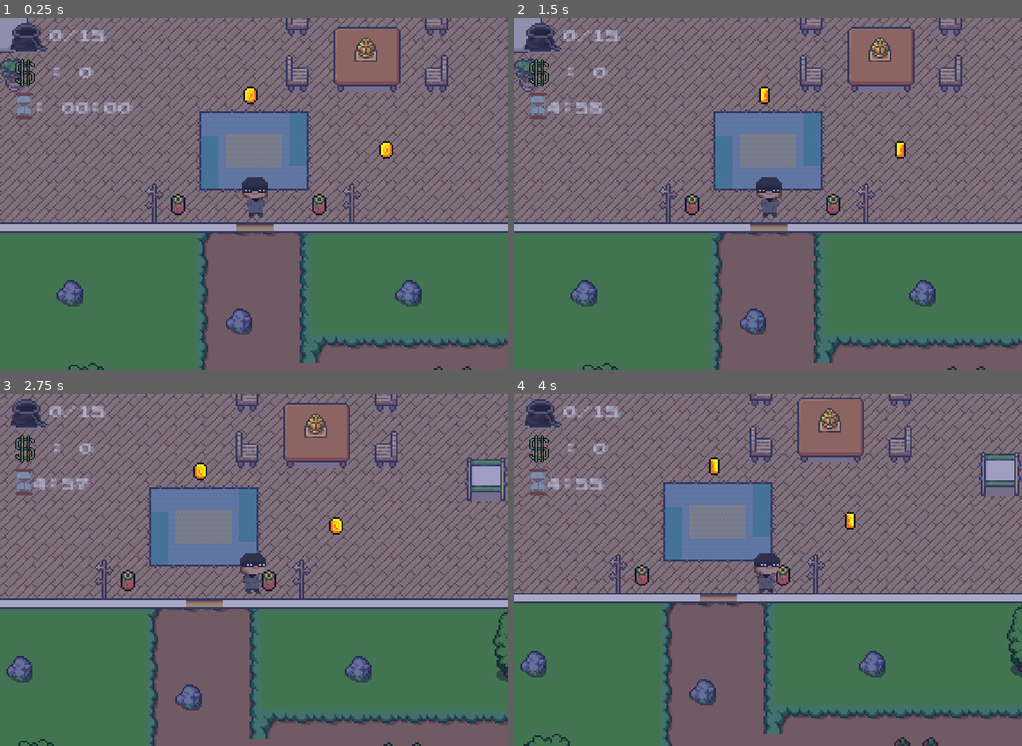
Above: before the commit, frames 1-4 (two rows, left to right).
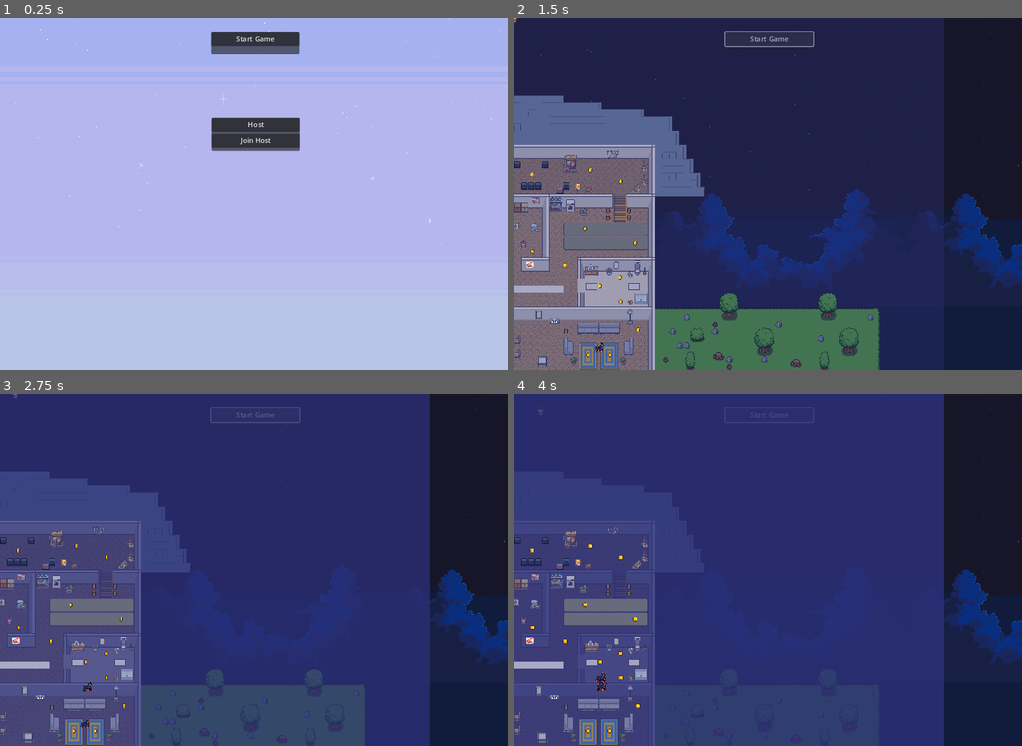
Above: after the commit, the same moments.

Repository: JaviMtz02/SeniorProject2025
Game: Godot game, scene res://Scenes/main.tscn
Same seed, same stepped clock (60 frames per second), same inputs: the game is played once before the commit and once after it. Before the commit the project starts from res://Scenes/House Level/house.tscn.
Inputs (mouse positions are in pixels of both pictures, inside the frame that each line leads up to):
- Up to frame 1 (0.25 s): no input
- Up to frame 2 (1.5 s): click (768, 123) at 0.5 s, where only the run after the commit has a clickable "Host"; click (768, 39) at 1.25 s, where only the run after the commit has a clickable "Start Game"
- Up to frame 3 (2.75 s): tap Enter (ui_accept) at 2, 2.27 s; hold Right (right) from 2.03 s (still down); tap Y (deposit) at 2.1 s
- Up to frame 4 (4 s): release Right (right) at 2.78 s; hold Down (down) 2.78-3.53 s; tap T (take_loot) at 2.85 s; tap Enter (ui_accept) at 3.02 s; hold Right (right) from 3.53 s (still down); tap Y (deposit) at 3.6 s

The runs differ from the first frame. In frame 1, 100% of the frame differs, in the area x 0-100%, y 0-100%; in frame 2, 93%; in frame 3, 97%; in frame 4, 98%.

Commit message:
Input Sync

Diff:
--- a/Scenes/Burglar/burglar.tscn
+++ b/Scenes/Burglar/burglar.tscn
@@ -169,6 +169,8 @@
 offset_top = -101.0
 offset_right = 143.0
 offset_bottom = 100.0
+grow_horizontal = 2
+grow_vertical = 0
 
 [node name="Value" type="Sprite2D" parent="Camera2D/Control"]
 position = Vector2(16, 33)
--- /dev/null
+++ b/Scenes/Multiplayer Burglar/multiplayer_player.tscn
@@ -0,0 +1,115 @@
+[gd_scene load_steps=16 format=3 uid="uid://d2wbd85sp3gl3"]
+
+[ext_resource type="Script" path="res://Scripts/Multiplayer/multiplayer_controller.gd" id="1_hkqfr"]
+[ext_resource type="Script" path="res://Scripts/Multiplayer/multiplayer_input.gd" id="2_c4642"]
+[ext_resource type="Texture2D" uid="uid://d22bkbwceaui7" path="res://Assets/Sprites/Characters/burglar_walking.png" id="2_lshxp"]
+
+[sub_resource type="SceneReplicationConfig" id="SceneReplicationConfig_1pk33"]
+properties/0/path = NodePath(".:player_id")
+properties/0/spawn = true
+properties/0/replication_mode = 1
+properties/1/path = NodePath(".:position")
+properties/1/spawn = true
+properties/1/replication_mode = 1
+
+[sub_resource type="SceneReplicationConfig" id="SceneReplicationConfig_7kyvl"]
+properties/0/path = NodePath("InputSynchronizer:input_direction")
+properties/0/spawn = true
+properties/0/replication_mode = 1
+
+[sub_resource type="AtlasTexture" id="AtlasTexture_458jq"]
+atlas = ExtResource("2_lshxp")
+region = Rect2(40, 0, 20, 27)
+
+[sub_resource type="AtlasTexture" id="AtlasTexture_gawvw"]
+atlas = ExtResource("2_lshxp")
+region = Rect2(60, 0, 20, 27)
+
+[sub_resource type="AtlasTexture" id="AtlasTexture_pijti"]
+atlas = ExtResource("2_lshxp")
+region = Rect2(80, 0, 20, 27)
+
+[sub_resource type="AtlasTexture" id="AtlasTexture_8w116"]
+atlas = ExtResource("2_lshxp")
+region = Rect2(100, 0, 20, 27)
+
+[sub_resource type="AtlasTexture" id="AtlasTexture_3fhg6"]
+atlas = ExtResource("2_lshxp")
+region = Rect2(120, 0, 20, 27)
+
+[sub_resource type="AtlasTexture" id="AtlasTexture_67f3y"]
+atlas = ExtResource("2_lshxp")
+region = Rect2(140, 0, 20, 27)
+
+[sub_resource type="AtlasTexture" id="AtlasTexture_6nvha"]
+atlas = ExtResource("2_lshxp")
+region = Rect2(0, 0, 20, 27)
+
+[sub_resource type="AtlasTexture" id="AtlasTexture_vghyd"]
+atlas = ExtResource("2_lshxp")
+region = Rect2(20, 0, 20, 27)
+
+[sub_resource type="SpriteFrames" id="SpriteFrames_hh5u5"]
+animations = [{
+"frames": [{
+"duration": 1.0,
+"texture": SubResource("AtlasTexture_458jq")
+}, {
+"duration": 1.0,
+"texture": SubResource("AtlasTexture_gawvw")
+}, {
+"duration": 1.0,
+"texture": SubResource("AtlasTexture_pijti")
+}],
+"loop": true,
+"name": &"back",
+"speed": 7.0
+}, {
+"frames": [{
+"duration": 1.0,
+"texture": SubResource("AtlasTexture_8w116")
+}, {
+"duration": 1.0,
+"texture": SubResource("AtlasTexture_3fhg6")
+}, {
+"duration": 1.0,
+"texture": SubResource("AtlasTexture_67f3y")
+}],
+"loop": true,
+"name": &"forward",
+"speed": 5.0
+}, {
+"frames": [{
+"duration": 1.0,
+"texture": SubResource("AtlasTexture_6nvha")
+}, {
+"duration": 1.0,
+"texture": SubResource("AtlasTexture_vghyd")
+}],
+"loop": true,
+"name": &"left_right",
+"speed": 5.0
+}]
+
+[sub_resource type="RectangleShape2D" id="RectangleShape2D_gr0fh"]
+size = Vector2(10, 22)
+
+[node name="MultiplayerPlayer" type="CharacterBody2D"]
+script = ExtResource("1_hkqfr")
+
+[node name="PlayerSynchronizer" type="MultiplayerSynchronizer" parent="."]
+replication_config = SubResource("SceneReplicationConfig_1pk33")
+
+[node name="InputSynchronizer" type="MultiplayerSynchronizer" parent="."]
+unique_name_in_owner = true
+replication_config = SubResource("SceneReplicationConfig_7kyvl")
+script = ExtResource("2_c4642")
+
+[node name="AnimatedSprite2D" type="AnimatedSprite2D" parent="."]
+sprite_frames = SubResource("SpriteFrames_hh5u5")
+animation = &"left_right"
+frame_progress = 0.229565
+
+[node name="CollisionShape2D" type="CollisionShape2D" parent="."]
+position = Vector2(1, 2)
+shape = SubResource("RectangleShape2D_gr0fh")
--- /dev/null
+++ b/Scenes/main.tscn
@@ -0,0 +1,98 @@
+[gd_scene load_steps=4 format=3 uid="uid://1ohhqhcpoc5"]
+
+[ext_resource type="Script" path="res://Scripts/game_manager.gd" id="1_aiob2"]
+[ext_resource type="PackedScene" uid="uid://dthi565027qtm" path="res://Scenes/House Level/house.tscn" id="2_g57pp"]
+[ext_resource type="Texture2D" uid="uid://bsxxuyvd1yrbx" path="res://Assets/Sprites/Background/Clouds/Clouds 2/1.png" id="3_ye7k5"]
+
+[node name="Main" type="Control"]
+layout_mode = 3
+anchors_preset = 15
+anchor_right = 1.0
+anchor_bottom = 1.0
+grow_horizontal = 2
+grow_vertical = 2
+
+[node name="GameManager" type="Node" parent="."]
+unique_name_in_owner = true
+script = ExtResource("1_aiob2")
+level = ExtResource("2_g57pp")
+
+[node name="Menu" type="Node" parent="."]
+
+[node name="Start" type="Control" parent="Menu"]
+layout_mode = 3
+anchors_preset = 0
+offset_left = 479.0
+offset_top = 32.0
+offset_right = 679.0
+offset_bottom = 82.0
+
+[node name="Panel" type="Panel" parent="Menu/Start"]
+layout_mode = 1
+anchors_preset = 15
+anchor_right = 1.0
+anchor_bottom = 1.0
+grow_horizontal = 2
+grow_vertical = 2
+
+[node name="VBoxContainer" type="VBoxContainer" parent="Menu/Start/Panel"]
+layout_mode = 1
+anchors_preset = 15
+anchor_right = 1.0
+anchor_bottom = 1.0
+grow_horizontal = 2
+grow_vertical = 2
+
+[node name="StartGame" type="Button" parent="Menu/Start/Panel/VBoxContainer"]
+layout_mode = 2
+text = "Start Game"
+
+[node name="Multiplayer" type="Control" parent="Menu"]
+layout_mode = 3
+anchors_preset = 0
+offset_left = 480.0
+offset_top = 227.0
+offset_right = 680.0
+offset_bottom = 302.0
+
+[node name="Panel" type="Panel" parent="Menu/Multiplayer"]
+layout_mode = 1
+anchors_preset = 15
+anchor_right = 1.0
+anchor_bottom = 1.0
+grow_horizontal = 2
+grow_vertical = 2
+
+[node name="VBoxContainer" type="VBoxContainer" parent="Menu/Multiplayer/Panel"]
+layout_mode = 1
+anchors_preset = 15
+anchor_right = 1.0
+anchor_bottom = 1.0
+grow_horizontal = 2
+grow_vertical = 2
+
+[node name="HostGame" type="Button" parent="Menu/Multiplayer/Panel/VBoxContainer"]
+layout_mode = 2
+text = "Host
+"
+
+[node name="JoinHost" type="Button" parent="Menu/Multiplayer/Panel/VBoxContainer"]
+layout_mode = 2
+text = "Join Host"
+
+[node name="Players" type="Node2D" parent="."]
+
+[node name="MultiplayerSpawner" type="MultiplayerSpawner" parent="."]
+_spawnable_scenes = PackedStringArray("res://Scenes/Multiplayer Burglar/multiplayer_player.tscn")
+spawn_path = NodePath("../Players")
+spawn_limit = 4
+
+[node name="Background" type="Sprite2D" parent="."]
+z_index = -1
+position = Vector2(607, 430)
+scale = Vector2(2.69136, 2.69136)
+texture = ExtResource("3_ye7k5")
+
+[connection signal="pressed" from="Menu/Start/Panel/VBoxContainer/StartGame" to="GameManager" method="start_game"]
+[connection signal="pressed" from="Menu/Multiplayer/Panel/VBoxContainer/HostGame" to="GameManager" method="become_host"]
+[connection signal="pressed" from="Menu/Multiplayer/Panel/VBoxContainer/JoinHost" to="GameManager" method="join_host"]
--- /dev/null
+++ b/Scripts/Multiplayer/multiplayer_controller.gd
@@ -0,0 +1,39 @@
+extends CharacterBody2D
+
+@export var SPEED: float = 50.0
+@export var player_id := 1:
+	set(id):
+		player_id = id
+		%InputSynchronizer.set_multiplayer_authority(id)
+
+@onready var anim_sprite: AnimatedSprite2D = $AnimatedSprite2D
+
+var direction = Vector2.ZERO
+
+func _apply_animations(delta):
+	if direction != Vector2.ZERO:
+		if abs(direction.x) > abs(direction.y): # Horizontal movement
+			if direction.x > 0:
+				anim_sprite.flip_h = true
+				anim_sprite.play("left_right")
+			else:
+				anim_sprite.flip_h = false
+				anim_sprite.play("left_right")
+		else: # Vertical Movement
+			if direction.y > 0:
+				anim_sprite.play("forward")
+			else:
+				anim_sprite.play("back")
+	else:
+		anim_sprite.frame = 0
+		anim_sprite.stop()
+
+func _apply_movement_from_input(delta):
+	direction = %InputSynchronizer.input_direction
+	velocity = direction * SPEED
+
+	move_and_slide()
+
+func _physics_process(delta: float) -> void:
+	if multiplayer.is_server():
+		_apply_movement_from_input(delta)
--- /dev/null
+++ b/Scripts/Multiplayer/multiplayer_input.gd
@@ -0,0 +1,19 @@
+extends MultiplayerSynchronizer
+
+var input_direction
+
+# Called when the node enters the scene tree for the first time.
+func _ready() -> void:
+
+	if get_multiplayer_authority() != multiplayer.get_unique_id():
+		set_process(false)
+		set_physics_process(false)
+
+	input_direction = Input.get_vector("left", "right", "up", "down")
+
+func _physics_process(delta: float) -> void:
+	input_direction = Input.get_vector("left", "right", "up", "down")
+
+# Called every frame. 'delta' is the elapsed time since the previous frame.
+func _process(delta: float) -> void:
+	pass
--- /dev/null
+++ b/Scripts/Multiplayer/multiplayer_manager.gd
@@ -0,0 +1,45 @@
+extends Node
+
+const SERVER_PORT = 8080
+const SERVER_IP = "127.0.0.1"
+
+const MULTIPLAYER_PLAYER = preload("res://Scenes/Multiplayer Burglar/multiplayer_player.tscn")
+
+var _players_spawn_node
+
+func become_host():
+	print("You are now the host!")
+
+	_players_spawn_node = get_tree().get_current_scene().get_node("Players")
+
+	var server_peer = ENetMultiplayerPeer.new()
+	server_peer.create_server(SERVER_PORT)
+
+	multiplayer.multiplayer_peer = server_peer
+
+	multiplayer.peer_connected.connect(_add_player_to_game)
+	multiplayer.peer_disconnected.connect(_del_player)
+
+	_add_player_to_game(1)
+
+
+func join_host():
+	print("You have joined a host!")
+	var client_peer = ENetMultiplayerPeer.new()
+	client_peer.create_client(SERVER_IP, SERVER_PORT)
+
+	multiplayer.multiplayer_peer = client_peer
+
+func _add_player_to_game(id: int):
+	print("Player %s joined the game!" % id)
+	var player_to_add = MULTIPLAYER_PLAYER.instantiate()
+	player_to_add.player_id = id
+	player_to_add.name = str(id)
+
+	_players_spawn_node.add_child(player_to_add, true)
+
+func _del_player(id: int):
+	print("Player %s left the game..." % id)
+	if not _players_spawn_node.has_node(str(id)):
+		return
+	_players_spawn_node.get_node(str(id)).queue_free()
--- /dev/null
+++ b/Scripts/game_manager.gd
@@ -0,0 +1,35 @@
+extends Node
+
+@export var level: PackedScene
+
+@onready var menu: Node = $"../Menu"
+@onready var multiplayerGUI: Control = $"../Menu/Multiplayer"
+@onready var players: Node2D = $"../Players"
+
+var multiplayer_enabled: bool = false
+
+func _process(_delta):
+	pass
+
+func start_game():
+	# Add the level to the scene
+	var level_instance = level.instantiate()
+	get_tree().get_root().get_node("Main").hide()
+	if multiplayer_enabled:
+		get_tree().get_root().get_node("Main").remove_child(players)
+		level_instance.get_node("Burglar").queue_free()
+		level_instance.add_child(players, 2)
+	get_tree().get_root().add_child(level_instance)
+
+
+func become_host():
+	print("Host selected!")
+	multiplayerGUI.hide()
+	MultiplayerManager.become_host()
+	multiplayer_enabled = true
+
+func join_host():
+	print("Join host selected!")
+	multiplayerGUI.hide()
+	MultiplayerManager.join_host()
+	multiplayer_enabled = true
--- a/project.godot
+++ b/project.godot
@@ -11,13 +11,18 @@
 [application]
 
 config/name="Burglar Game"
-run/main_scene="res://Scenes/House Level/house.tscn"
+run/main_scene="res://Scenes/main.tscn"
 config/features=PackedStringArray("4.3", "Forward Plus")
 config/icon="res://icon.svg"
+
+[autoload]
+
+MultiplayerManager="*res://Scripts/Multiplayer/multiplayer_manager.gd"
 
 [display]
 
 window/size/viewport_height=800
+window/size/always_on_top=true
 window/stretch/mode="canvas_items"
 
 [dotnet]
